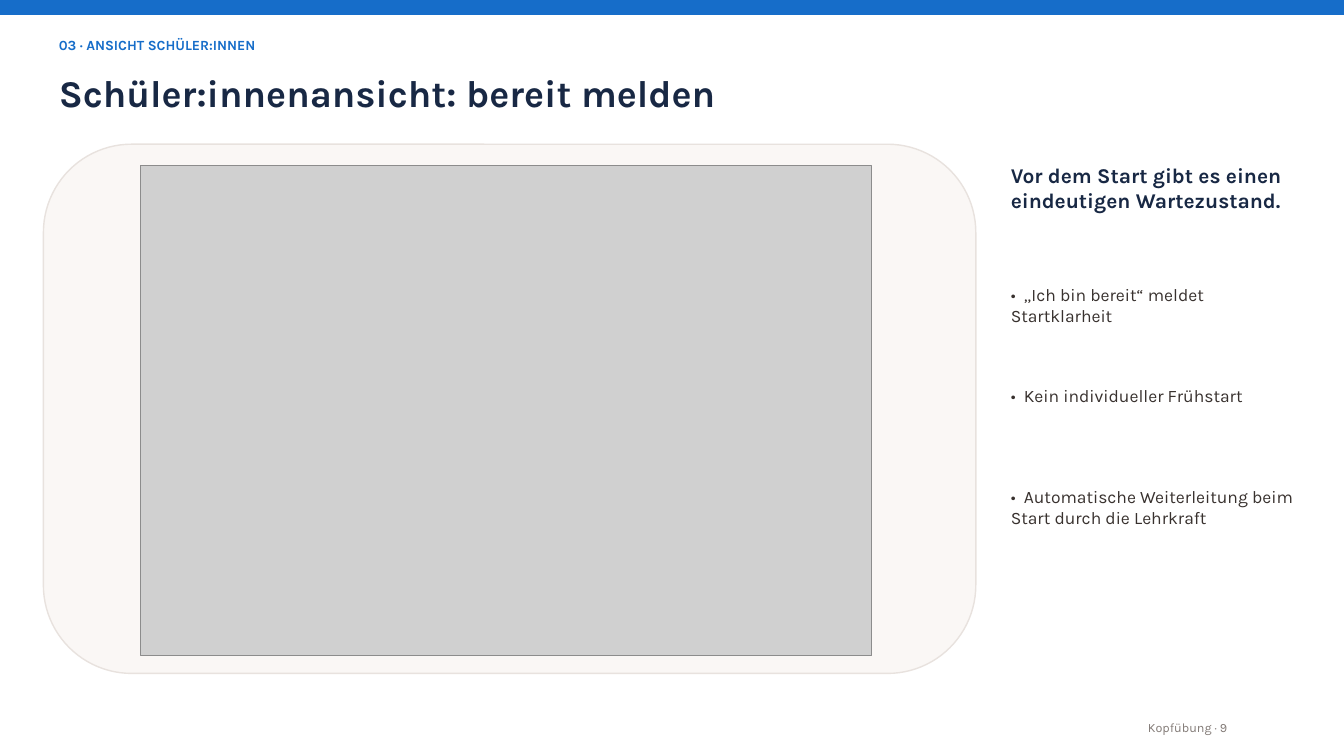
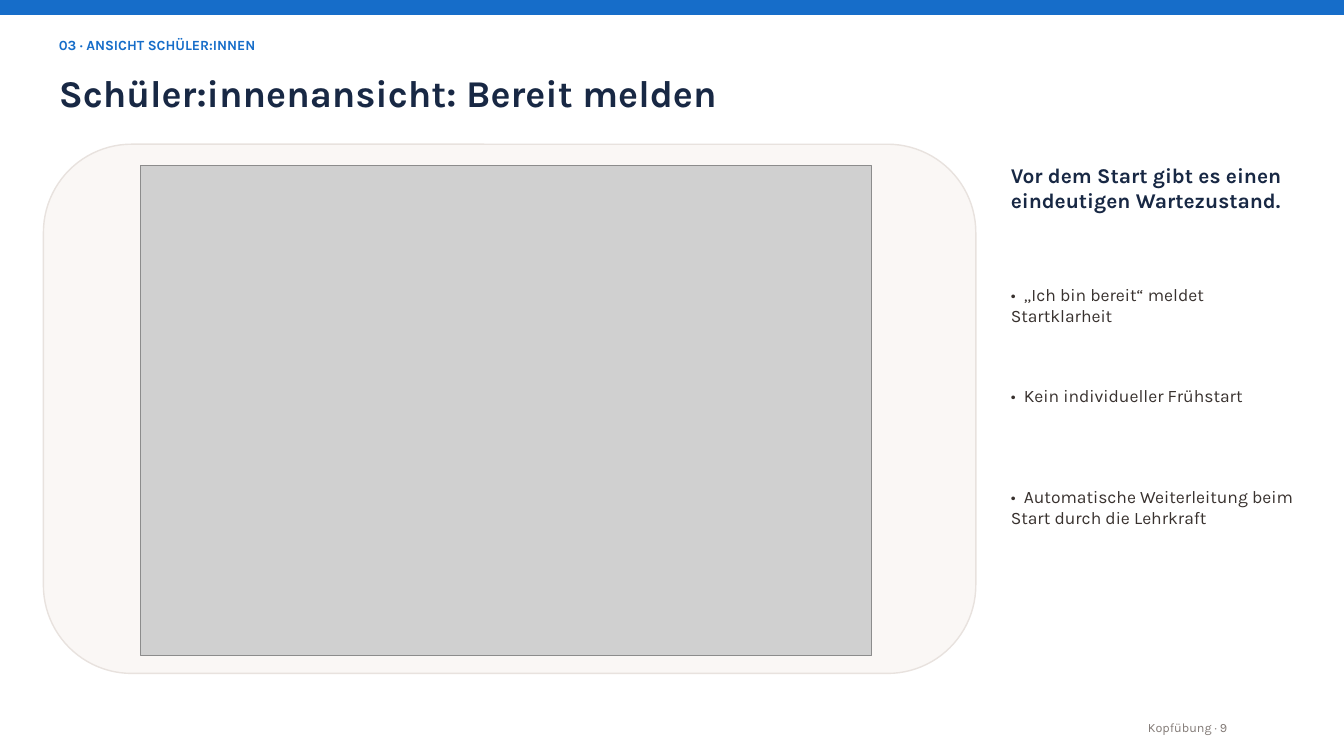
Before and after one commit to kyannic52/moodle-mod_kopfuebung, a slide deck: slide 8 of Kopfuebung_Plugin_Praesentation.pptx. Drawn at 1344x756 pixels with LibreOffice and Linux fonts; fonts in the diff are those of the drawing; grey boxes stand for pictures. Boxes give left, top, right and bottom in pixels: in the first picture for what was removed or moved away, otherwise in the second. Text is boxed around its words. In the diff, an @@ line names an element or a change of style, - is before the commit and + after.

```diff
--- a/Kopfuebung_Plugin_Praesentation.pptx
+++ b/Kopfuebung_Plugin_Praesentation.pptx
@@ text at [59, 80, 716, 108]: text changed @@
-Schüler:innenansicht: bereit melden
+Schüler:innenansicht: Bereit melden
```
Also in this commit, not shown: 10 other slides changed, 3 other files.
